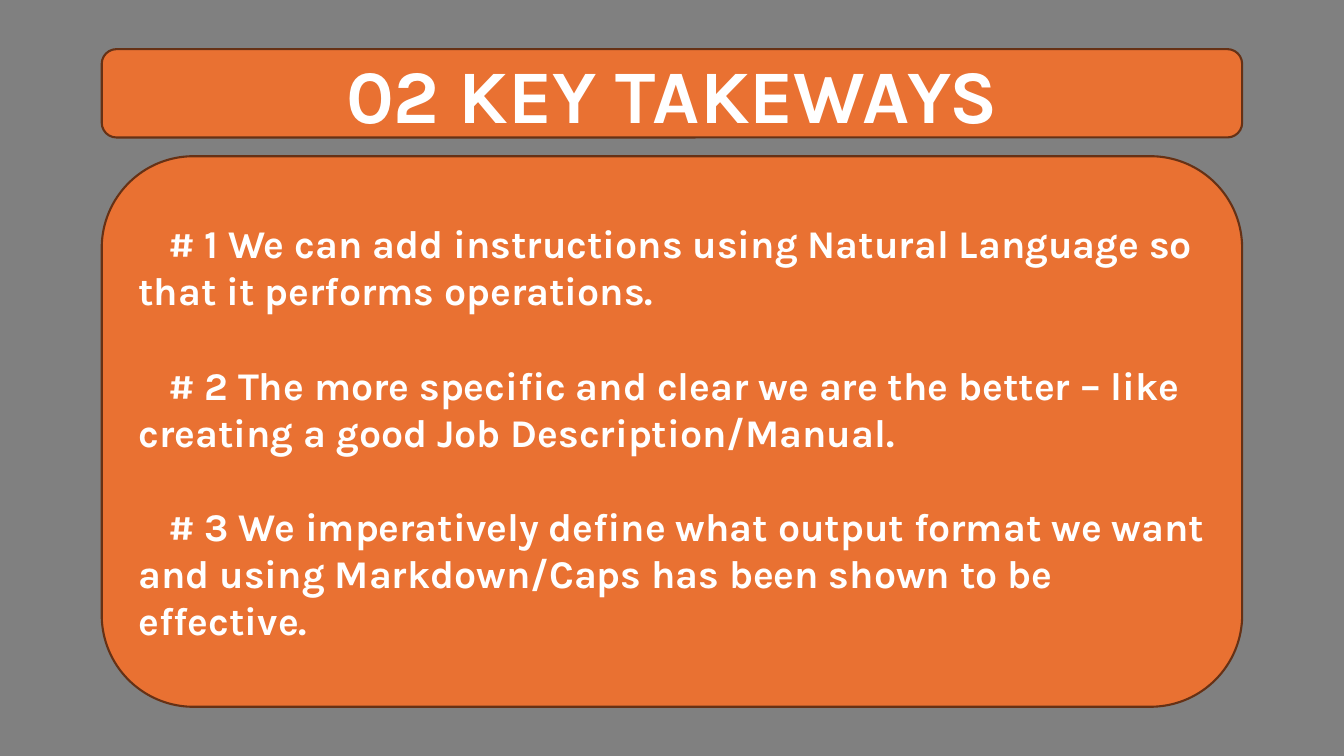
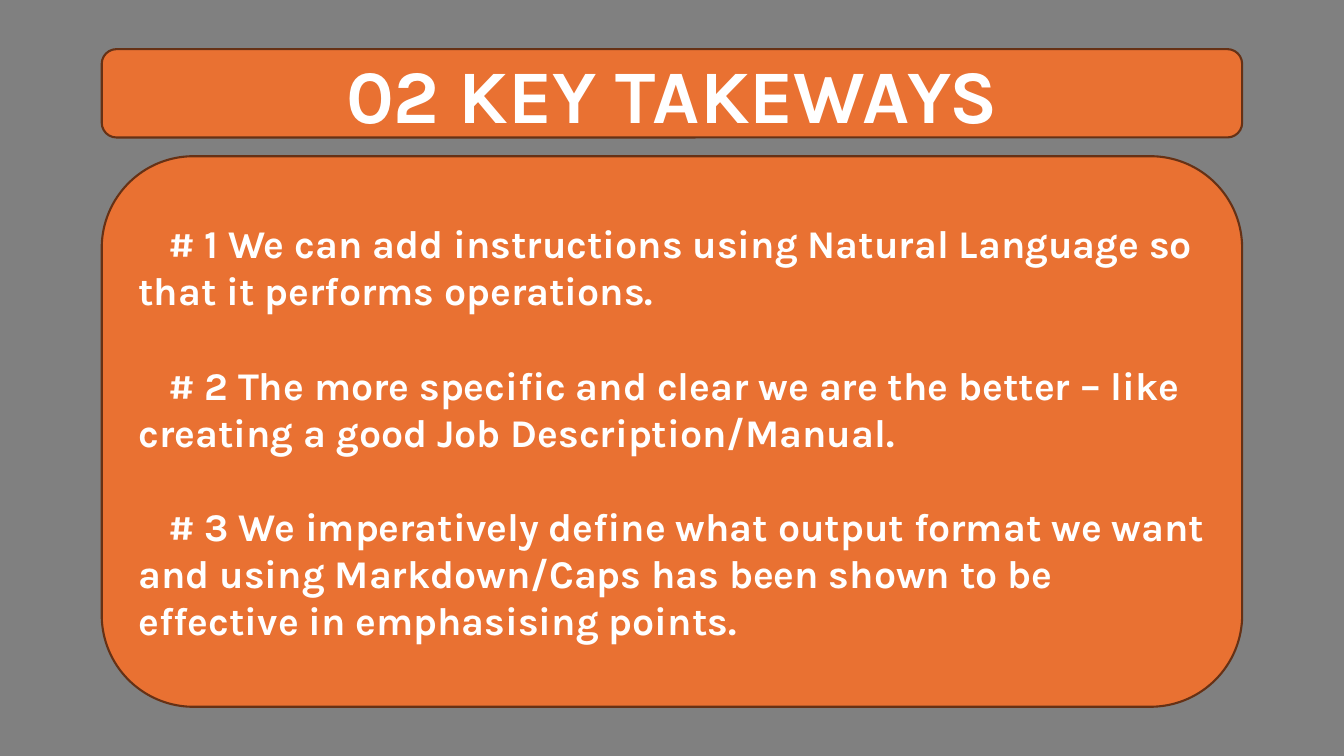
Before and after one commit to Python-Test-Engineer/btnpy, a slide deck: slide 5 of ai-agents.pptx. Drawn at 1344x756 pixels with LibreOffice and Linux fonts; fonts in the diff are those of the drawing. Boxes give left, top, right and bottom in pixels: in the first picture for what was removed or moved away, otherwise in the second. Text is boxed around its words. In the diff, an @@ line names an element or a change of style, - is before the commit and + after.

```diff
--- a/ai-agents.pptx
+++ b/ai-agents.pptx
@@ text in rounded rectangle at box(138, 513, 1204, 645): text changed @@
-# 3 We imperatively define what output format we want and using Markdown/Caps has been shown to be effective.
+# 3 We imperatively define what output format we want and using Markdown/Caps has been shown to be effective in emphasising points.
```
Also in this commit, not shown: 2 other slides changed, 7 other files.
